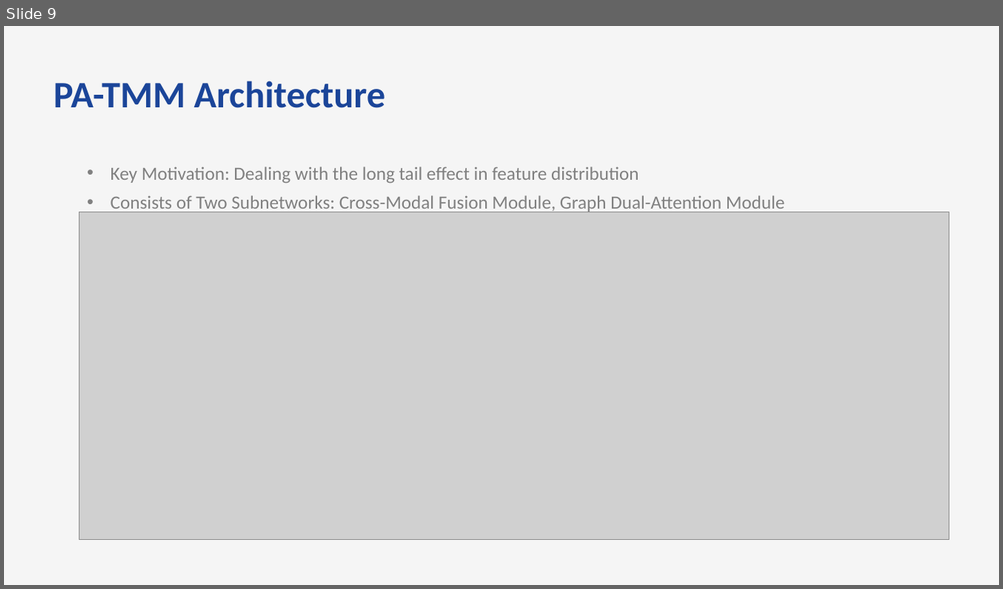
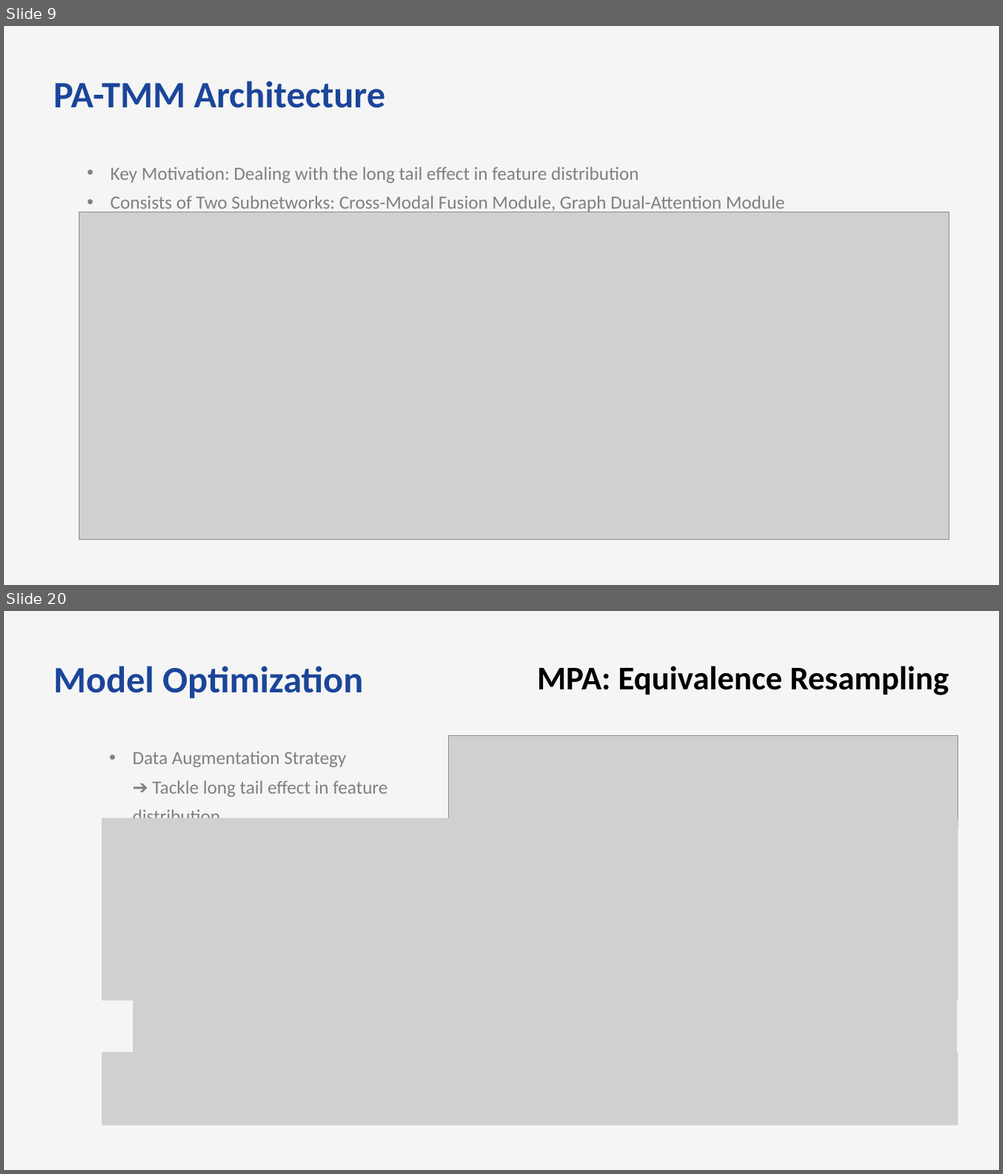
Before and after one commit to bts1991/study, a slide deck: 논문 Review/Others/paper_review.pptx. Shown one above the other, each under a label of ours: slide 9 before the commit, slides 9 and 20 after it; the slides between them are not shown. The pictures are 1003x589 and 1003x1174 pixels, drawn with LibreOffice and Linux fonts; fonts in the diff are those of the drawing; grey boxes stand for pictures. Boxes give left, top, right and bottom in pixels: in the first picture for what was removed or moved away, otherwise in the second. Text is boxed around its words. In the diff, an @@ line names an element or a change of style, - is before the commit and + after.

```diff
--- a/논문 Review/Others/paper_review.pptx
+++ b/논문 Review/Others/paper_review.pptx
@@ slide 20 added at [4,611,999,1170], background #F5F5F5 @@
@@ text added at [54,666,363,698], 36 pt, text #1B4599, bold @@
+Model Optimization
@@ text added at [537,666,949,695], 32 pt, text #000000, bold @@
+MPA: Equivalence Resampling
@@ picture added at [449,735,958,826] @@
@@ text added at [133,752,387,818], 18 pt, text #808080 @@
+  • Data Augmentation Strategy
+    ➔ Tackle long tail effect in feature distribution
@@ picture added at [102,818,958,1001] @@
@@ picture added at [133,984,957,1057] @@
@@ picture added at [102,1053,958,1126] @@
```
Also in this commit, not shown: 9 slides changed, 7 other slides added.
